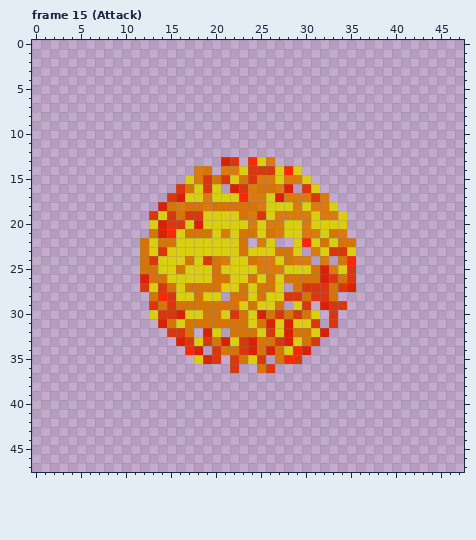
A pixel-art file gets an edit: Resources/Sprites/Characters/Phoenix/PhoenixAse.aseprite. Above is the file before it was changed.
48x48 pixels, 21 frames. Shown: frame 15 (Attack). The commit also changed other frames, which this record leaves out.
The result:
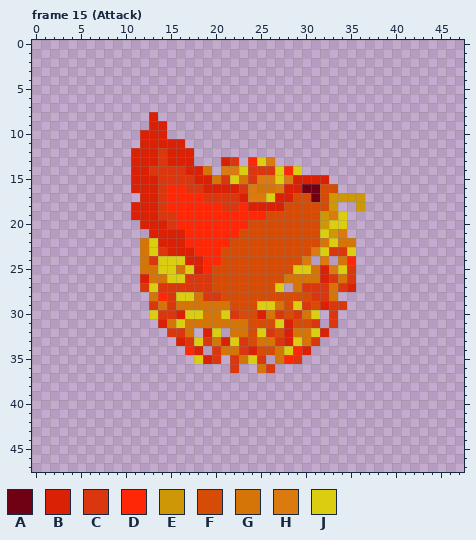
Palette (. is transparent): A #700014  B #db2105  C #db370f  D #ff2706  E #cd9705  F #d64c07  G #d67507  H #db7b0f  J #dbcd0f
The edit:
layer "Body" now shown
Changed rows in their new state; - is an unchanged pixel.
Frame 15 (Attack), layer "Body":
first column x 11:
 8 --B-----------------------
 9 --BB----------------------
10 -BBB----------------------
11 -BBBBB--------------------
12 BBBCBBB-------------------
13 BBBCBBB-------------------
14 BBCCCCBB------------------
15 BBBCCCCBB---------BBBB----
16 BBBCDDCCBBB-------BAAFF---
17 -BBCDDDDCCCCB----BFFAFEEEE
18 BBBCDDDDDDCCDBBBBFFFFFE--E
19 BBBC-DDDDDDDDDDFFFFFFE----
20 -BB--DDDDDDDDFFFFFFFFE----
21 --B-BBDDDDDDFFFFFFFFF-E---
22 ---BBBDDDDDFFFFFFFFFF-----
23 ----BBBDDDFFFFFFFFFF------
24 ------BBDDFFFFFFFFF-------
25 -------BDFFFFFFFFF--------
26 ------CCCFFFFFFFF---------
27 ----CCCCCFFFFFFF----------
28 --------CCFFFFFFFFFF------
29 -----------FFF---F--F-----
30 ------------FF---F--------
31 -------------FFF--FF------
32 -------------F--F---------
33 -------------F------------
34 --------------FF----------
